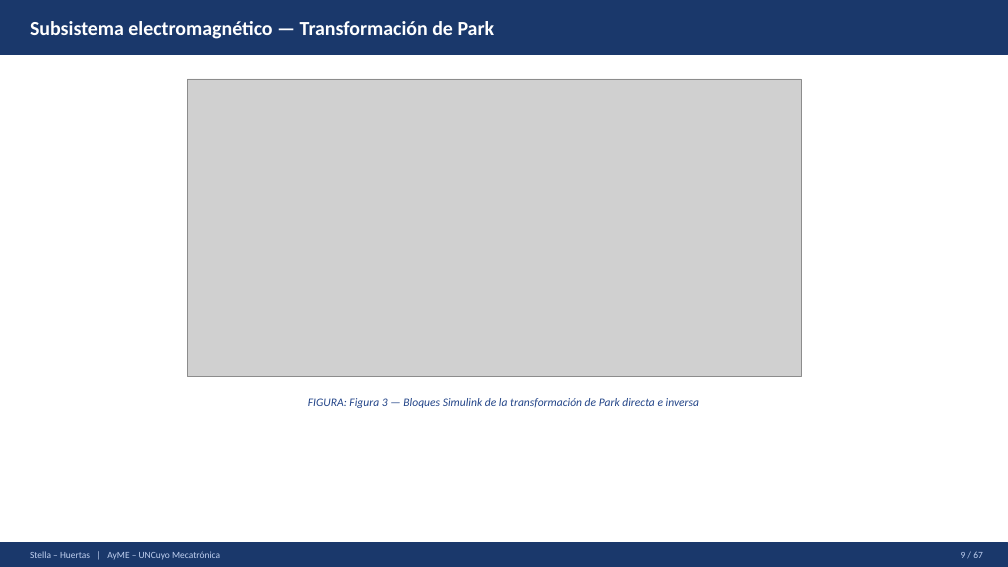
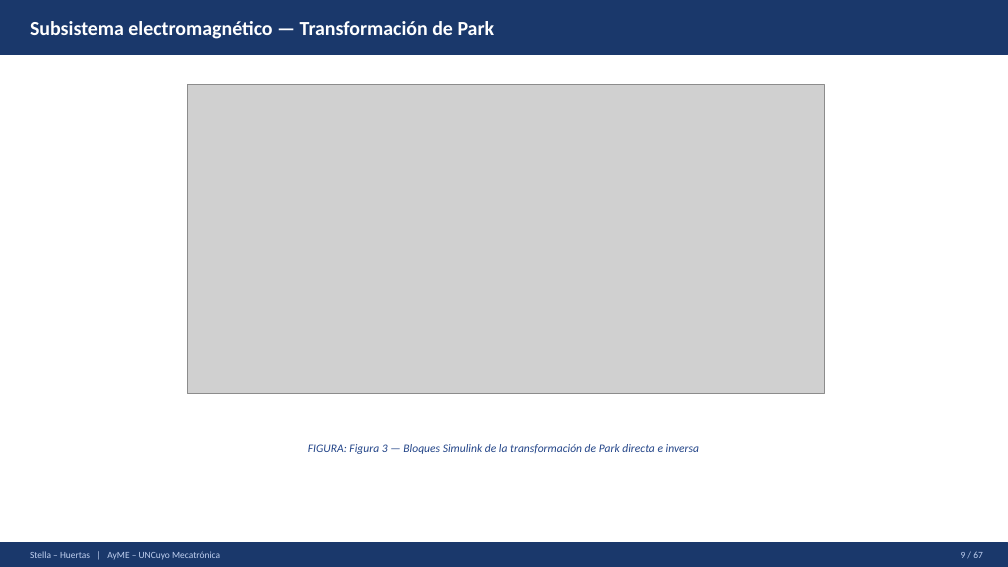
Before and after one commit to Juan-Stella/Automatica-y-maquinas-electricas-final, a slide deck: slide 12 of Presentación/AyME_Stella_Huertas_Presentacion1.pptx. Drawn at 1008x567 pixels with LibreOffice and Linux fonts; fonts in the diff are those of the drawing; grey boxes stand for pictures. Boxes give left, top, right and bottom in pixels: in the first picture for what was removed or moved away, otherwise in the second. Text is boxed around its words. In the diff, an @@ line names an element or a change of style, - is before the commit and + after.

```diff
--- a/Presentación/AyME_Stella_Huertas_Presentacion1.pptx
+++ b/Presentación/AyME_Stella_Huertas_Presentacion1.pptx
@@ picture: place and size @@
-picture at (188,79,802,377)
+picture at (188,85,824,393)
@@ text "FIGURA: Figura 3 — Bloques ...": place and size @@
-text "FIGURA: Figura 3 — Bloques ..." at (308,398,699,408)
+text "FIGURA: Figura 3 — Bloques ..." at (308,444,699,454)
```
Also in this commit, not shown: 1 other slide changed.
